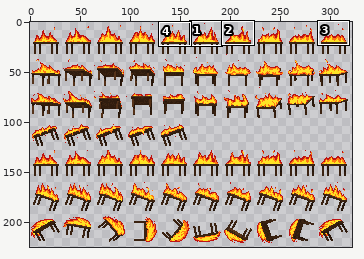
Two states of a sprite sheet, Tables/res/tableSpriteSheet.png. Above, an overview of the earlier version with the close-up marked.
Close-up. First the earlier version:
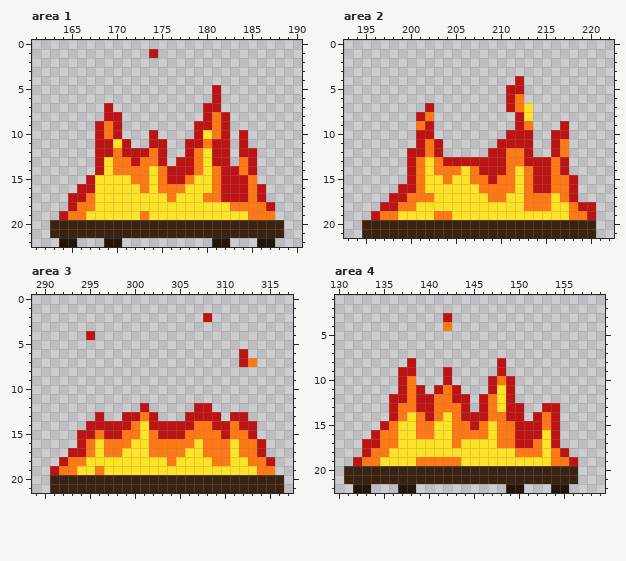
The file is 512x256 pixels. Shown: area 1: x 161..190, y 0..22; area 2: x 193..222, y 0..21; area 3: x 289..317, y 0..21; area 4: x 130..159, y 1..22. The wide view leaves out empty margins. The commit also changed other parts of the picture, which this record leaves out.
Now the later version:
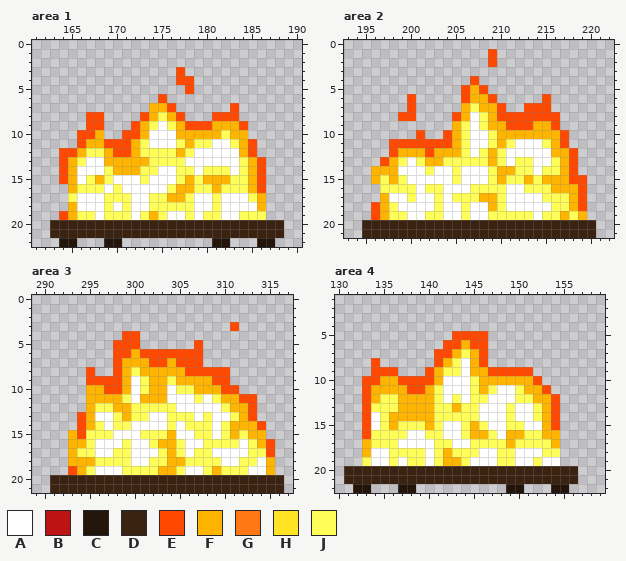
Palette (. is transparent): A #ffffff  B #be1313  C #24150b  D #3b2312  E #ff4800  F #ffb400  G #ff7814  H #ffe324  J #fffd58
The exact change:
Changed rows in their new state; - is an unchanged pixel.
Area 1:
first column x 164:
 1 ----------.-------------
 3 -------------E----------
 4 -------------EE---------
 5 --------------E--.------
 6 -----------E-----.------
 7 -----.----FFE---..-E----
 8 ---EE..--EFJFE--.EEE----
 9 ---EE..-EFJAJFEEEFFFE---
10 --EEF..EEFAAAFFFFFJFF---
11 --EFFEEEFJAAAJFJJAAJFE--
12 EEFJJFEEFJJJJFJAAAAAFE--
13 EFJAAFFFFFJJJJAAAAAAJFE-
14 EFAAAJFFFJJAAJJAJJJAJFE-
15 EFAJFJAAAJAAAJFJFFFJJFE-
16 -FJJJAJAAAAAJFFJJFJJJFE-
17 -JAAAJJJAAJJFFJAAJAAAJF-
18 -FAAAJAJAAJJJJJAAJAAAAF.
19 EFJJAJJJAJFJAAJAJJAAJJJ.
Area 2:
first column x 196:
 1 -------------E-----------
 2 -------------E-----------
 4 -----------E----.--------
 5 ----------EFE--..--------
 6 ----E-----EFFE-..--E-----
 7 ----E-.---FJFFE..EEE-----
 8 ---EE..--EFAJFEEEEEEE----
 9 -----..--FJAJFFEEEFFE.---
10 -----E.-EFJAAJFFFFFFFE---
11 --EEEEEEEFJAAJFJAAAJFE---
12 --EFFFEFFFJAJFJAAAAAFFE--
13 -EFJAJFFJJJJJFJAJJAAJFE--
14 FFFAAAJAAJAAAJFFJJAJJFE--
15 FJFJAAAAAJAAAJFJJFJFFFEE-
16 -JJJJAJJAAAJJJJAAJJJFFFE-
17 -FAAJAAJAJJJFFJAAAAJJJFE-
18 EFJAAAAJAAJAAFJAAAAAJJFE.
19 EFJJAAJJAAJAAJJJJJAJJFJF.
Area 3:
first column x 291:
 2 -----------------.-------
 3 --------------------E----
 4 ----.---EE---------------
 5 -------EEE------E--------
 6 -------EEFEEEEEEE----.---
 7 -------EFFFEEFEEE----..--
 8 ----E--EFJFFFFFEEEEE-----
 9 ----EEEEFAJFFJFFFFEE-----
10 ----FFEEFAJFFAJJFFFEE----
11 ----FFFFJAFFFAAAJAJFFEE--
12 ----FJJFFJJJJJAAAAAJFFE--
13 ---EFAAJFJJAAJJJAJAAJFE--
14 ---EFJAJJAAAAJAJJJAJFFFE-
15 --FEJJJAAAJJJFAAJJAJFJFF-
16 --FFJAAAJAAJFFJAAJJJJAJFE
17 --FJJAAJJAAAJFJAJJAAAAJJE
18 -.FFFJJJJAAJJFFJJJJAAJJAF
19 ..EFJAAAJJJJFFJAAJFJJJAAF
Area 4:
first column x 132:
 3 ----------.--------------
 4 ----------.--------------
 5 -----------EEEE----------
 6 ----------EEFEE----------
 7 ---------EEFJFE----------
 8 --E---.--EFJAFE-.--------
 9 --EEE..-EFJJAFFEEEEE-----
10 -EEFFEEEEFAAAJFFFFFFE----
11 -EFFFFEEFJAAAJFJAAJFFE---
12 -EFJJFFFFJAJAJJAAAJJFFE--
13 -EJJJFFFFJJFJJAAAJAAJFE--
14 -EAJFFFFFJJJJJAAAJAAJFE--
15 -EAJFJJJFJAAJFJAAJJAAFE--
16 -EJJJJAAJJAAJFFJAFFJJFF--
17 -FJJJAAAAJJAAJJJJFJJJJF--
18 -FAAJJJJAJFJJJAAJJAAAJJ.-
19 .JAAJAJJAJFFJAAAJJAAJAA..
Where, in picture pixels (left, top, right, bottom), the same in both close-ups:
changed: (59, 49, 275, 220)
changed: (371, 49, 596, 220)
changed: (50, 313, 275, 475)
changed: (353, 313, 578, 466)
